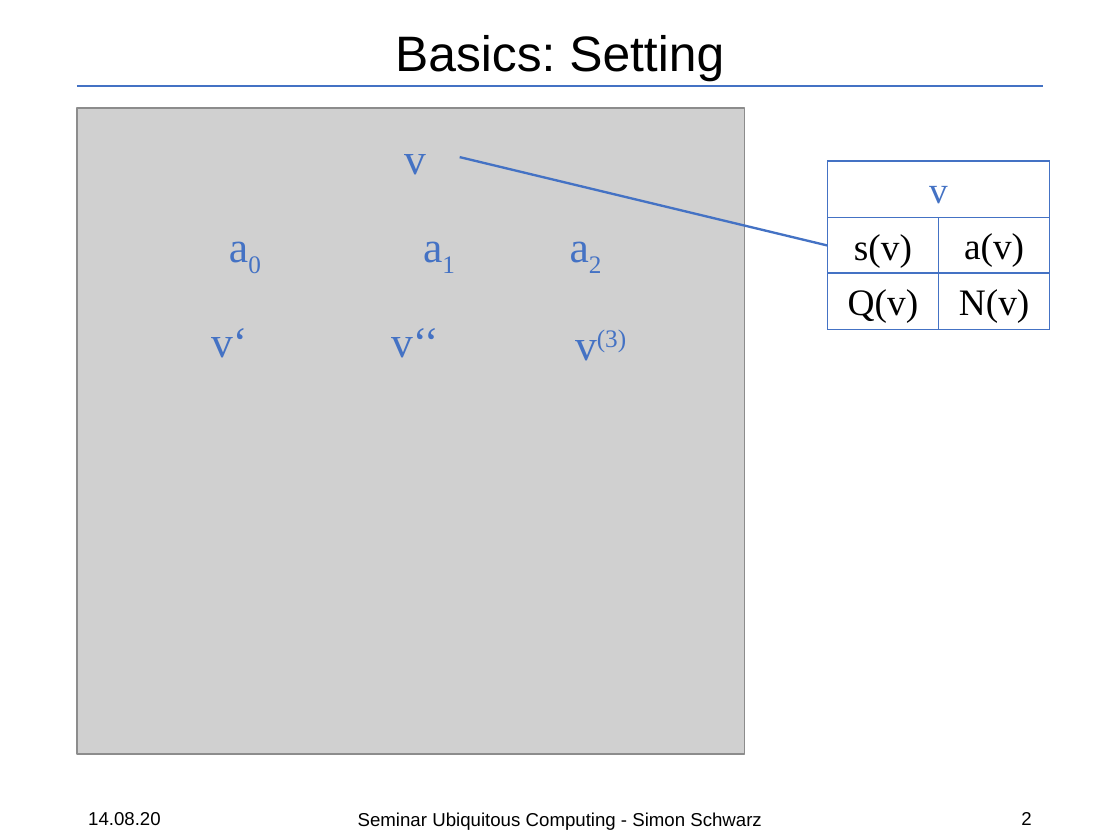
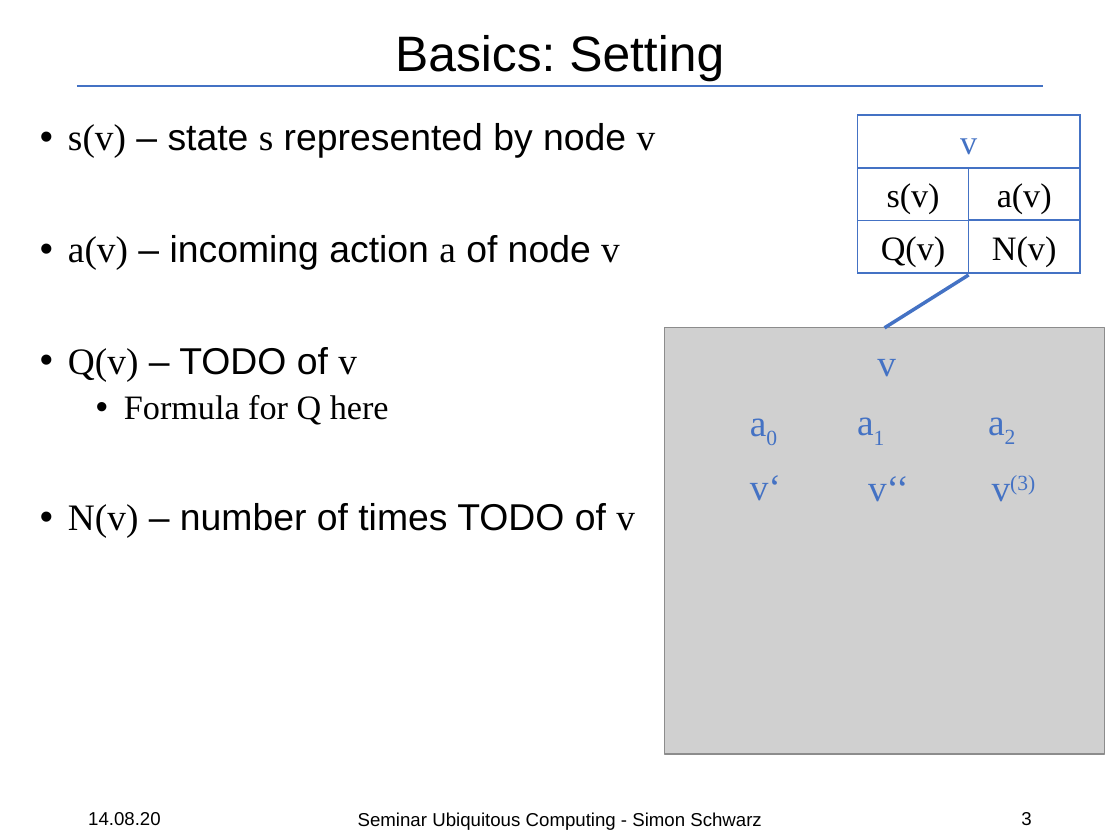
Before and after one commit to SRSchwarz/MCTS-Survey, a slide deck: slide 3 of slides/presentation.pptx (slide 2 before the commit). Drawn at 1120x840 pixels with LibreOffice and Linux fonts; fonts in the diff are those of the drawing; grey boxes stand for pictures. Boxes give left, top, right and bottom in pixels: in the first picture for what was removed or moved away, otherwise in the second. Text is boxed around its words. In the diff, an @@ line names an element or a change of style, - is before the commit and + after.

Commit message:
modify presentation slides

```diff
--- a/slides/presentation.pptx
+++ b/slides/presentation.pptx
@@ rectangle "v": place and size @@
-rectangle "v" at [828, 161, 1051, 217]
+rectangle "v" at [858, 115, 1081, 168]
@@ text added at [68, 123, 656, 537], 24 pt, text #000000 @@
+• s(v) – state s represented by node v
+• a(v) – incoming action a of node v
+• Q(v) – TODO of v
+  • Formula for Q here
+• N(v) – number of times TODO of v
@@ rectangle "s(v)": place and size @@
-rectangle "s(v)" at [828, 217, 939, 273]
+rectangle "s(v)" at [858, 168, 969, 221]
@@ rectangle "a(v)": place and size @@
-rectangle "a(v)" at [939, 217, 1049, 273]
+rectangle "a(v)" at [969, 168, 1080, 221]
@@ rectangle "Q(v)": place and size @@
-rectangle "Q(v)" at [828, 273, 939, 329]
+rectangle "Q(v)" at [858, 221, 969, 273]
@@ size 24 to 22 pt in 5 elements at [858, 115, 1081, 168], [858, 168, 969, 221], [969, 168, 1080, 221], [858, 221, 969, 273], [969, 221, 1080, 273] @@
@@ rectangle "N(v)": place and size @@
-rectangle "N(v)" at [939, 273, 1049, 329]
+rectangle "N(v)" at [969, 221, 1080, 273]
@@ line moved from (828, 245) - (459, 157) to (885, 328) - (969, 276) @@
@@ line (885, 328) - (969, 276): stroke #4472C4 1.5 pt to #4472C4 2.25 pt @@
@@ picture: place and size @@
-picture at [77, 108, 745, 754]
+picture at [664, 328, 1104, 755]
@@ text "v": place and size @@
-text "v" at [404, 154, 426, 175]
+text "v" at [877, 359, 896, 377]
@@ text "a0": place and size @@
-text "a0" at [200, 213, 290, 277]
+text "a0" at [719, 393, 809, 449]
@@ text "a1": place and size @@
-text "a1" at [394, 213, 484, 277]
+text "a1" at [827, 393, 916, 449]
@@ text "a2": place and size @@
-text "a2" at [541, 214, 631, 278]
+text "a2" at [956, 392, 1046, 448]
@@ text "v‘": place and size @@
-text "v‘" at [211, 328, 247, 358]
+text "v‘" at [750, 475, 781, 501]
@@ text "v‘‘": place and size @@
-text "v‘‘" at [391, 328, 438, 358]
+text "v‘‘" at [868, 476, 909, 502]
@@ size 28 to 24 pt in 7 elements at [719, 393, 809, 449], [956, 392, 1046, 448], [827, 393, 916, 449], [877, 359, 896, 377], [750, 475, 781, 501], [868, 476, 909, 502], [992, 475, 1035, 501] @@
@@ text "v(3)": place and size @@
-text "v(3)" at [575, 330, 626, 361]
+text "v(3)" at [992, 475, 1035, 501]
@@ page number at [1021, 812, 1031, 825]: text changed @@
-2
+3
```
Also in this commit, not shown: 1 other slide changed, 6 slides added, 8 other files.
